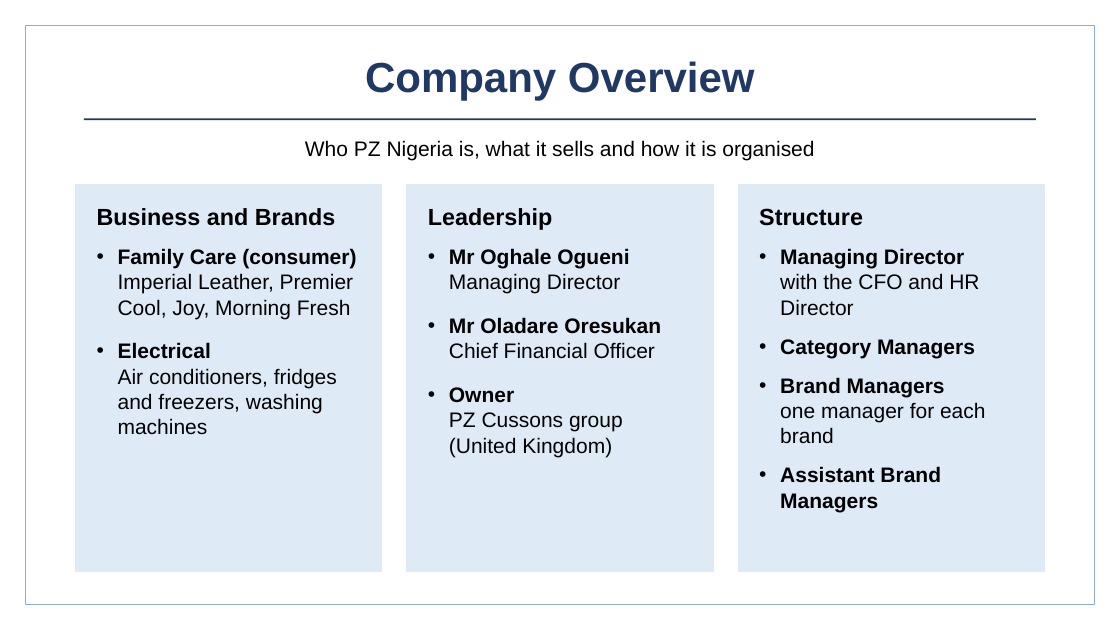
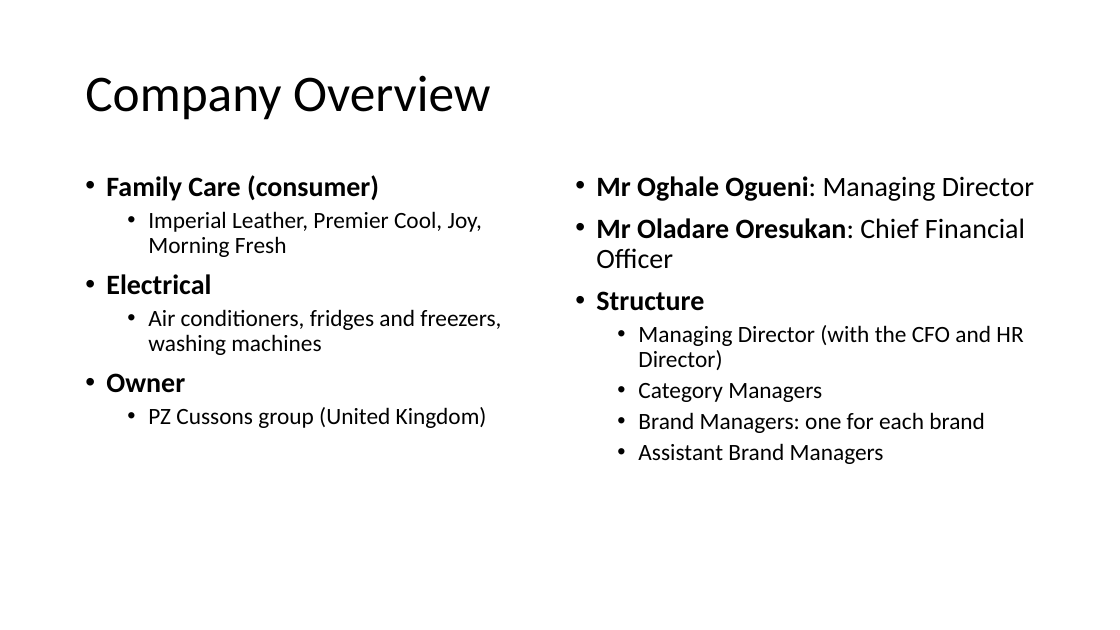
Before and after one commit to BadboyVee/BlackHoleeee, a slide deck: slide 2 of pz-analysis/PZ_Nigeria_Analysis.pptx. Drawn at 1120x630 pixels with LibreOffice and Linux fonts; fonts in the diff are those of the drawing. Boxes give left, top, right and bottom in pixels: in the first picture for what was removed or moved away, otherwise in the second. Text is boxed around its words. In the diff, an @@ line names an element or a change of style, - is before the commit and + after.

```diff
--- a/pz-analysis/PZ_Nigeria_Analysis.pptx
+++ b/pz-analysis/PZ_Nigeria_Analysis.pptx
@@ rectangle removed at (25,25,1095,605) @@
@@ title "Company Overview": place and size @@
-title "Company Overview" at (365,61,755,100)
+title "Company Overview" at (85,75,490,120)
@@ title "Company Overview" at (85,75,490,120): size 36 to 44 pt, font Arial to Calibri, text colour #1F3864 to #000000, bold off; alignment centre to left; line spacing 1 to 0.9 @@
@@ line removed from (84, 119) to (1036, 119) @@
@@ text removed at (305,140,814,160) @@
-Who PZ Nigeria is, what it sells and how it is organised
@@ text at (106,175,501,428): text changed; size 18 to 20 pt; font Arial to Calibri @@
-• Family Care (consumer)
-  Imperial Leather, Premier Cool, Joy, Morning Fresh
-• Electrical
-  Air conditioners, fridges and freezers, washing machines
+• Family Care (consumer)
+  • Imperial Leather, Premier Cool, Joy, Morning Fresh
+• Electrical
+  • Air conditioners, fridges and freezers, washing machines
+• Owner
+  • PZ Cussons group (United Kingdom)
@@ text "Mr Oghale Ogueni: Managing Director": place and size @@
-text "Mr Oghale Ogueni: Managing Director" at (780,248,986,512)
+text "Mr Oghale Ogueni: Managing Director" at (596,176,1034,464)
@@ text at (596,176,1034,370): text changed; size 18 to 24 pt; font Arial to Calibri @@
-• Managing Director
-  with the CFO and HR Director
+• Mr Oghale Ogueni: Managing Director
+• Mr Oladare Oresukan: Chief Financial Officer
+• Structure
+  • Managing Director (with the CFO and HR Director)
@@ rectangle removed at (76,185,381,571) @@
@@ text removed at (97,208,335,226) @@
-Business and Brands
@@ rectangle removed at (407,185,712,571) @@
@@ text removed at (428,208,553,230) @@
-Leadership
@@ rectangle removed at (739,185,1044,571) @@
@@ text removed at (759,208,863,226) @@
-Structure
@@ text removed at (449,248,661,457) @@
-• Mr Oghale Ogueni
-  Managing Director
-• Mr Oladare Oresukan
-  Chief Financial Officer
-• Owner
-  PZ Cussons group (United Kingdom)
@@ text at (638,383,884,464): size 18 to 20 pt, font Arial to Calibri, bold off in "Category Managers", "Assistant Brand Managers"; list level 1 to 2 in "Category Managers"; line spacing 1 to 0.9; list level 1 to 2 in "Assistant Brand Managers" @@
@@ text at (638,412,985,433): text changed; size 18 to 20 pt; font Arial to Calibri @@
-• Brand Managers
-  one manager for each brand
+  • Brand Managers: one for each brand
```
Also in this commit, not shown: 12 other slides changed, 2 slides added, 10 other files.
